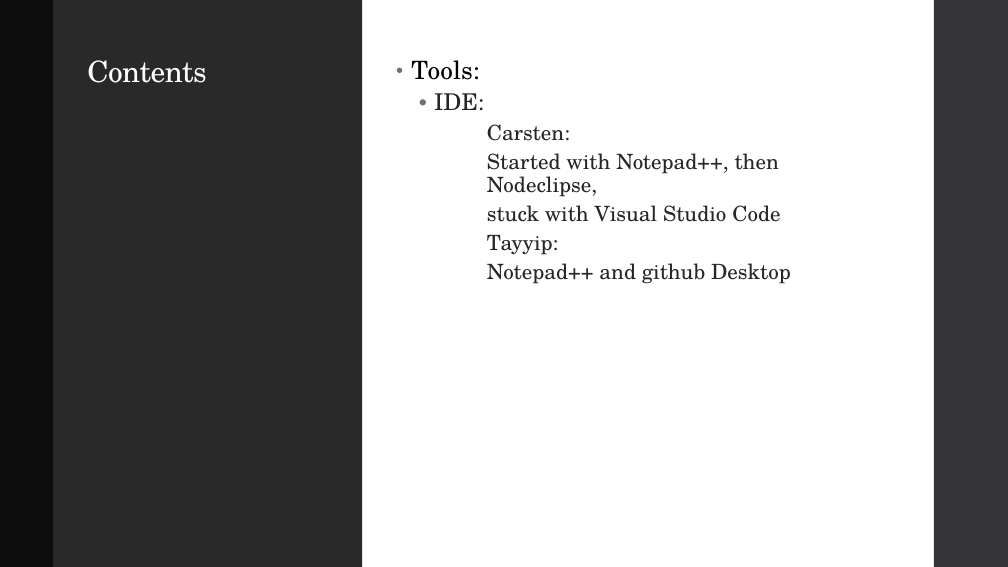
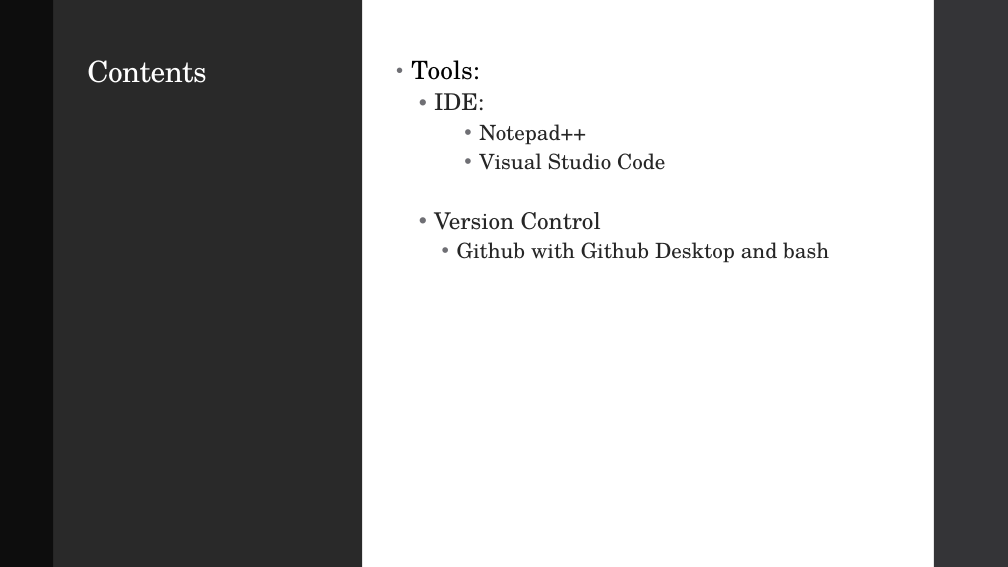
Before and after one commit to tayyip90/MoCoChat, a slide deck: slide 6 of Documentation/Powerpoint/PowerPoint1.pptx. Drawn at 1008x567 pixels with LibreOffice and Linux fonts; fonts in the diff are those of the drawing. Boxes give left, top, right and bottom in pixels: in the first picture for what was removed or moved away, otherwise in the second. Text is boxed around its words. In the diff, an @@ line names an element or a change of style, - is before the commit and + after.

Commit message:
modified Powerpoint

```diff
--- a/Documentation/Powerpoint/PowerPoint1.pptx
+++ b/Documentation/Powerpoint/PowerPoint1.pptx
@@ text at (x1=434, y1=124, x2=829, y2=263): text changed @@
-        Carsten:
-        Started with Notepad++, then Nodeclipse,
-        stuck with Visual Studio Code
-        Tayyip:
-        Notepad++ and github Desktop
+      • Notepad++
+      • Visual Studio Code
+  • Version Control
+    • Github with Github Desktop and bash
```
